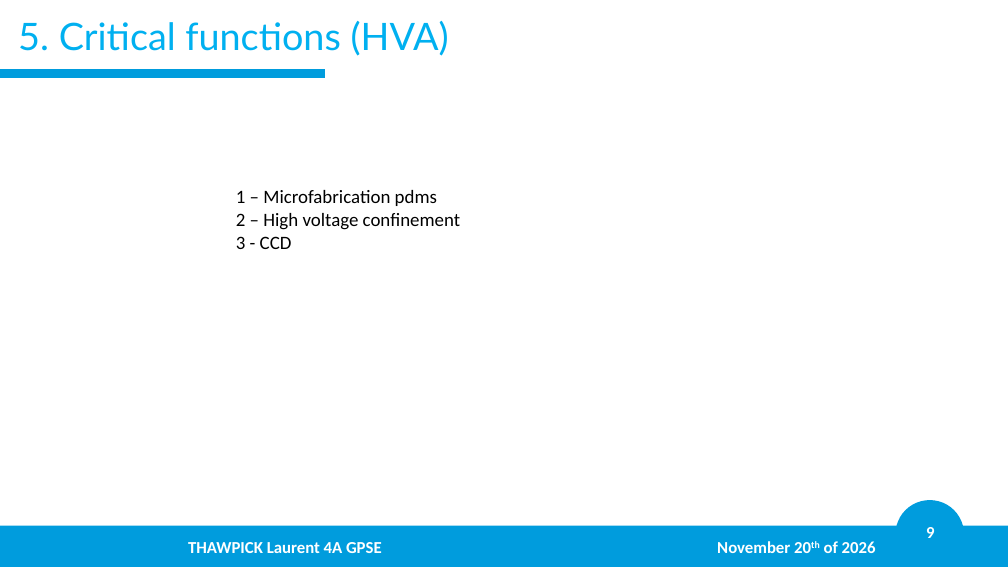
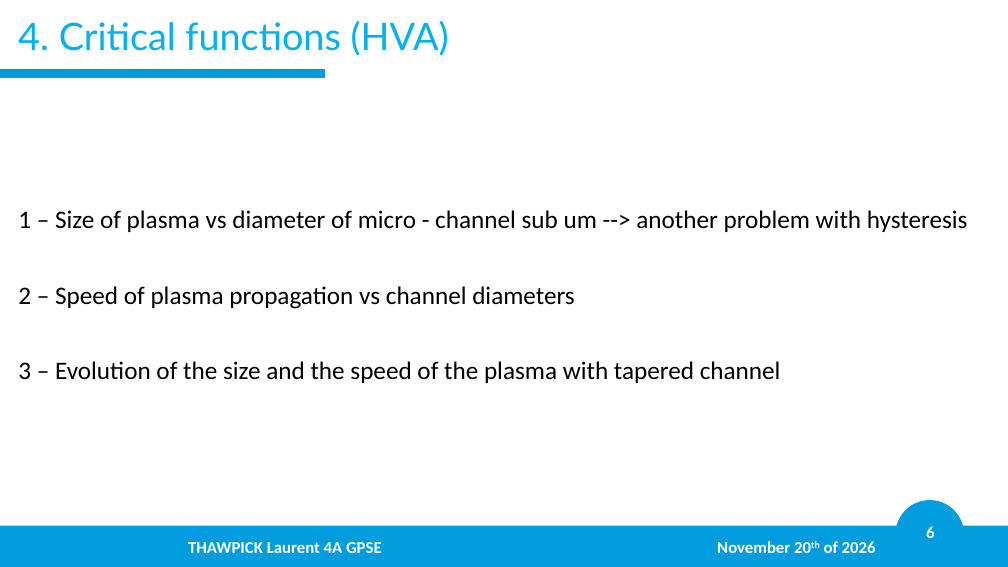
Before and after one commit to LaurentThaw/plasma-tubing, a slide deck: slide 6 of PDR for 20.11.26/PDR.pptx (slide 9 before the commit). Drawn at 1008x567 pixels with LibreOffice and Linux fonts; fonts in the diff are those of the drawing; background and template pictures are left out. Boxes give left, top, right and bottom in pixels: in the first picture for what was removed or moved away, otherwise in the second. Text is boxed around its words. In the diff, an @@ line names an element or a change of style, - is before the commit and + after.

```diff
--- a/PDR for 20.11.26/PDR.pptx
+++ b/PDR for 20.11.26/PDR.pptx
@@ title at [18,21,449,56]: text changed @@
-5. Critical functions (HVA)
+4. Critical functions (HVA)
@@ text at [18,210,968,383]: text changed; size 18 to 24 pt @@
-1 – Microfabrication pdms
-2 – High voltage confinement
-3 - CCD
+1 – Size of plasma vs diameter of micro - channel sub um --> another problem with hysteresis
+2 – Speed of plasma propagation vs channel diameters
+3 – Evolution of the size and the speed of the plasma with tapered channel
@@ page number at [926,526,934,538]: text changed @@
-9
+6
```
Also in this commit, not shown: 7 other slides changed, 4 slides added, 3 slides removed, 3 other files.
